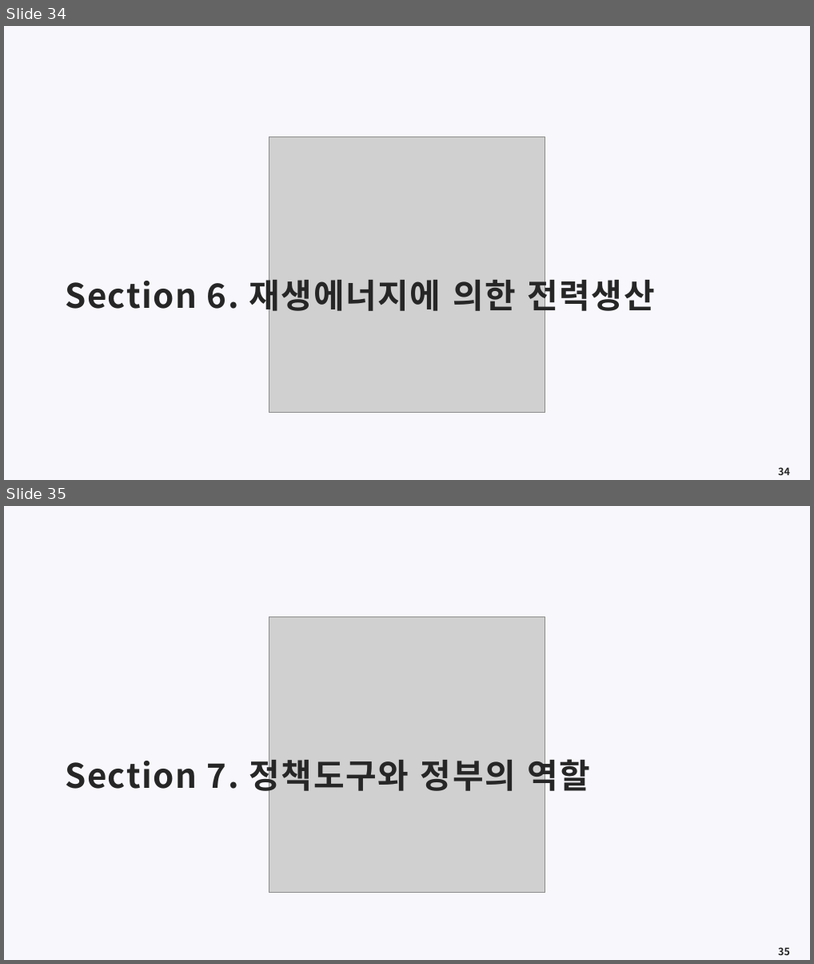
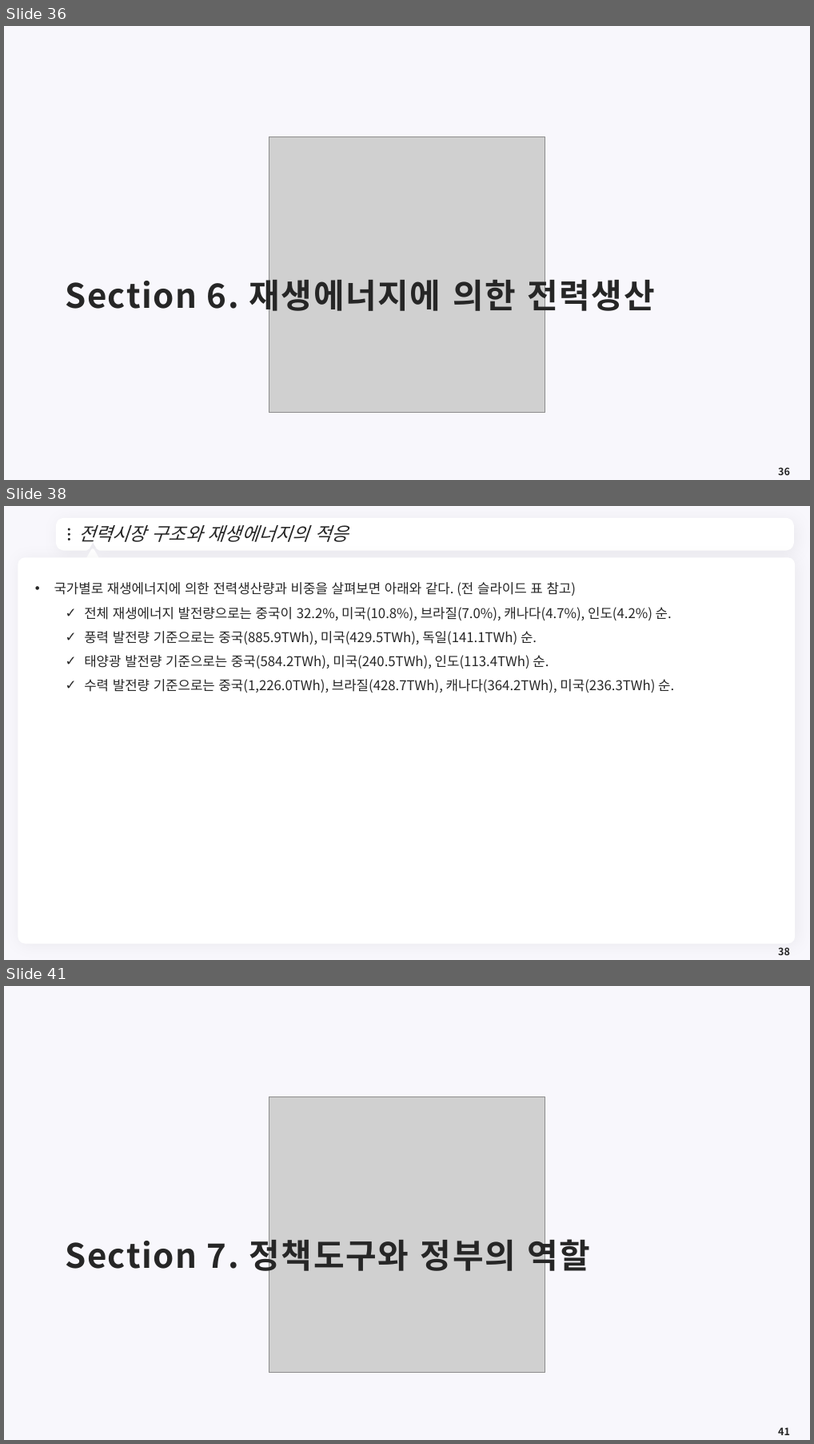
Before and after one commit to meandthey/Teaching, a slide deck: 에너지경제학/자원에너지경제학_Chapter_6 (재생에너지).pptx. Shown one above the other, each under a label of ours: slides 34 and 35 before the commit, slides 36, 38 and 41 after it; the slides between them are not shown. The pictures are 814x964 and 814x1444 pixels, drawn with LibreOffice and Linux fonts; fonts in the diff are those of the drawing; grey boxes stand for pictures; background and template pictures are left out. Boxes give left, top, right and bottom in pixels: in the first picture for what was removed or moved away, otherwise in the second. Text is boxed around its words. In the diff, an @@ line names an element or a change of style, - is before the commit and + after.

```diff
--- a/에너지경제학/자원에너지경제학_Chapter_6 (재생에너지).pptx
+++ b/에너지경제학/자원에너지경제학_Chapter_6 (재생에너지).pptx
@@ slide 38 added at (x1=4, y1=506, x2=810, y2=960), background #F8F7FC @@
@@ freeform shape added at (x1=59, y1=521, x2=792, y2=548), fill #FFFFFF, outline #FFFFFF 7.25 pt @@
@@ ellipse added at (x1=68, y1=528, x2=70, y2=531), fill #262626 @@
@@ title added at (x1=78, y1=525, x2=348, y2=542), 22 pt, text #262626, italic @@
+전력시장 구조와 재생에너지의 적응
@@ ellipse added at (x1=68, y1=533, x2=70, y2=536), fill #262626 @@
@@ ellipse added at (x1=68, y1=538, x2=70, y2=540), fill #262626 @@
@@ triangle added at (x1=86, y1=550, x2=99, y2=562), fill #FFFFFF, outline #FFFFFF 3.75 pt @@
@@ freeform shape added at (x1=775, y1=530, x2=782, y2=540), fill #FFFFFF @@
@@ rounded rectangle added at (x1=18, y1=557, x2=796, y2=944), fill #FFFFFF @@
@@ text added at (x1=54, y1=582, x2=674, y2=692), 16 pt, text #262626 @@
+• 국가별로 재생에너지에 의한 전력생산량과 비중을 살펴보면 아래와 같다. (전 슬라이드 표 참고)
+  ✓ 전체 재생에너지 발전량으로는 중국이 32.2%, 미국(10.8%), 브라질(7.0%), 캐나다(4.7%), 인도(4.2%) 순.
+  ✓ 풍력 발전량 기준으로는 중국(885.9TWh), 미국(429.5TWh), 독일(141.1TWh) 순.
+  ✓ 태양광 발전량 기준으로는 중국(584.2TWh), 미국(240.5TWh), 인도(113.4TWh) 순.
+  ✓ 수력 발전량 기준으로는 중국(1,226.0TWh), 브라질(428.7TWh), 캐나다(364.2TWh), 미국(236.3TWh) 순.
@@ page number added at (x1=778, y1=947, x2=790, y2=955), 12 pt, text #262626, bold @@
+38
@@ what was slide 34 is now slide 36 @@
@@ page number at (x1=778, y1=467, x2=790, y2=475): text changed @@
-34
+36
@@ what was slide 35 is now slide 41 @@
@@ page number at (x1=778, y1=1427, x2=790, y2=1435): text changed @@
-35
+41
```
Also in this commit, not shown: 8 other slides added, 2 other files.
